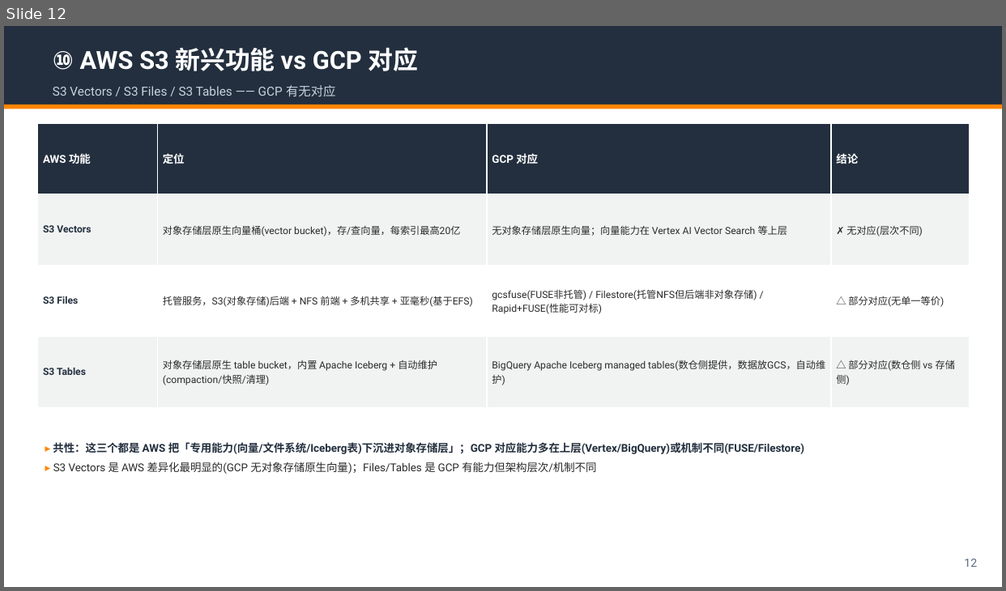
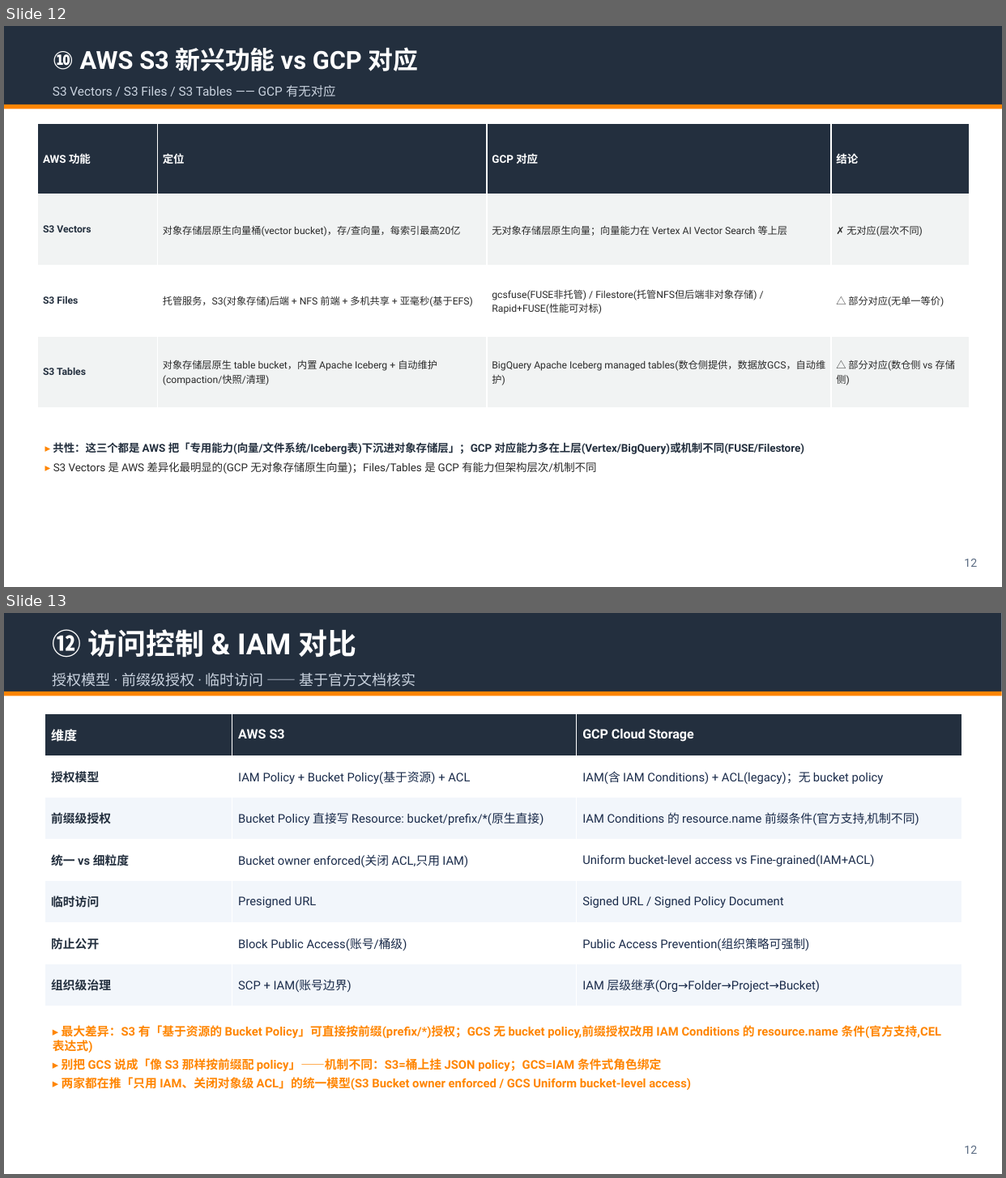
Before and after one commit to AllenXieSZ/storage, a slide deck: s3-vs-gcs-ppt/S3_vs_GCS.pptx. Shown one above the other, each under a label of ours: slide 12 before the commit, slides 12 and 13 after it. The pictures are 1006x591 and 1006x1178 pixels, drawn with LibreOffice and Linux fonts; fonts in the diff are those of the drawing. Boxes give left, top, right and bottom in pixels: in the first picture for what was removed or moved away, otherwise in the second. Text is boxed around its words. In the diff, an @@ line names an element or a change of style, - is before the commit and + after.

```diff
--- a/s3-vs-gcs-ppt/S3_vs_GCS.pptx
+++ b/s3-vs-gcs-ppt/S3_vs_GCS.pptx
@@ slide 13 added at [4, 613, 1002, 1174], background #FFFFFF @@
@@ rectangle added at [4, 613, 1002, 692], fill #232F3E @@
@@ text added at [53, 629, 356, 658], 28 pt, text #FFFFFF, bold @@
+⑫ 访问控制 & IAM 对比
@@ text added at [53, 673, 415, 687], 14 pt, text #C9D2DE @@
+授权模型 · 前缀级授权 · 临时访问 —— 基于官方文档核实
@@ rectangle added at [4, 692, 1002, 696], fill #FF8500 @@
@@ table added at [45, 714, 962, 1006], 7 rows, 3 columns @@
+维度 | AWS S3 | GCP Cloud Storage
+授权模型 | IAM Policy + Bucket Policy(基于资源) + ACL | IAM(含 IAM Conditions) + ACL(legacy)；无 bucket policy
+前缀级授权 | Bucket Policy 直接写 Resource: bucket/prefix/*(原生直接) | IAM Conditions 的 resource.name 前缀条件(官方支持,机制不同)
+统一 vs 细粒度 | Bucket owner enforced(关闭 ACL,只用 IAM) | Uniform bucket-level access vs Fine-grained(IAM+ACL)
+临时访问 | Presigned URL | Signed URL / Signed Policy Document
+防止公开 | Block Public Access(账号/桶级) | Public Access Prevention(组织策略可强制)
+组织级治理 | SCP + IAM(账号边界) | IAM 层级继承(Org→Folder→Project→Bucket)
@@ text added at [53, 1024, 942, 1090], 11.5 pt, text #FF8500, bold @@
+▸ 最大差异：S3 有「基于资源的 Bucket Policy」可直接按前缀(prefix/*)授权；GCS 无 bucket policy,前缀授权改用 IAM Conditions 的 resource.name 条件(官方支持,CEL 表达式)
+▸ 别把 GCS 说成「像 S3 那样按前缀配 policy」——机制不同：S3=桶上挂 JSON policy；GCS=IAM 条件式角色绑定
+▸ 两家都在推「只用 IAM、关闭对象级 ACL」的统一模型(S3 Bucket owner enforced / GCS Uniform bucket-level access)
@@ text added at [964, 1146, 977, 1154], 11 pt, text #5A6B82 @@
+12
```
Also in this commit, not shown: 3 other files.
